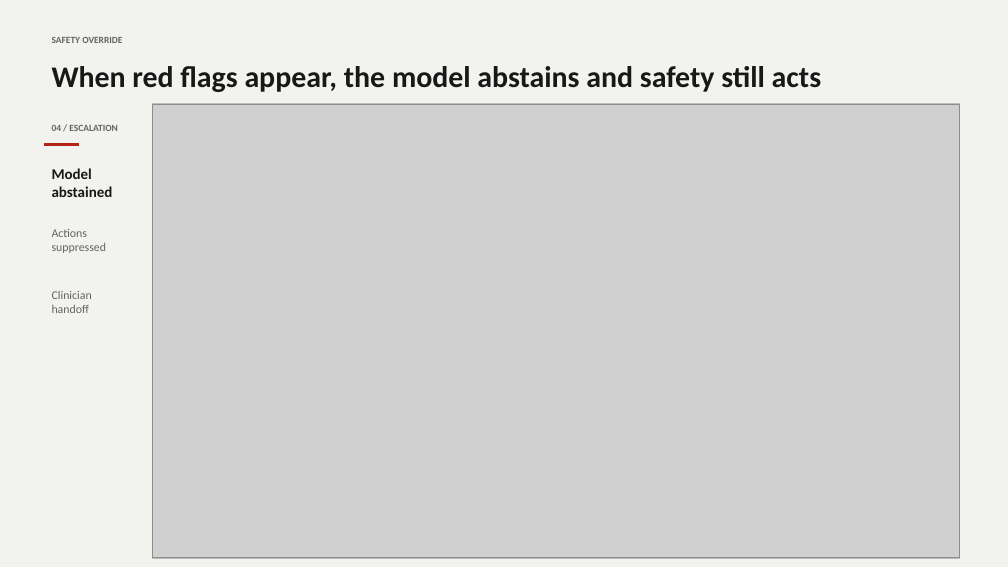
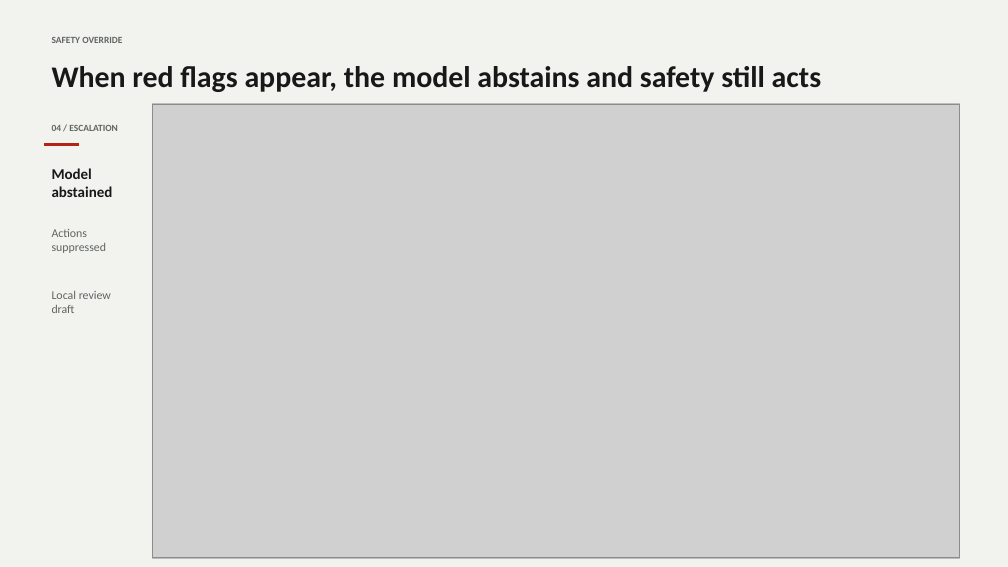
Before and after one commit to kevinmeix1/adherence-os, a slide deck: slide 7 of outputs/adherence-os-demo.pptx. Drawn at 1008x567 pixels with LibreOffice and Linux fonts; fonts in the diff are those of the drawing; grey boxes stand for pictures. Boxes give left, top, right and bottom in pixels: in the first picture for what was removed or moved away, otherwise in the second. Text is boxed around its words. In the diff, an @@ line names an element or a change of style, - is before the commit and + after.

Commit message:
Reframe local review and refresh demo media

```diff
--- a/outputs/adherence-os-demo.pptx
+++ b/outputs/adherence-os-demo.pptx
@@ text at bbox=[52, 291, 111, 313]: text changed @@
-Clinician handoff
+Local review draft
```
Also in this commit, not shown: 7 other slides changed, 28 other files.
